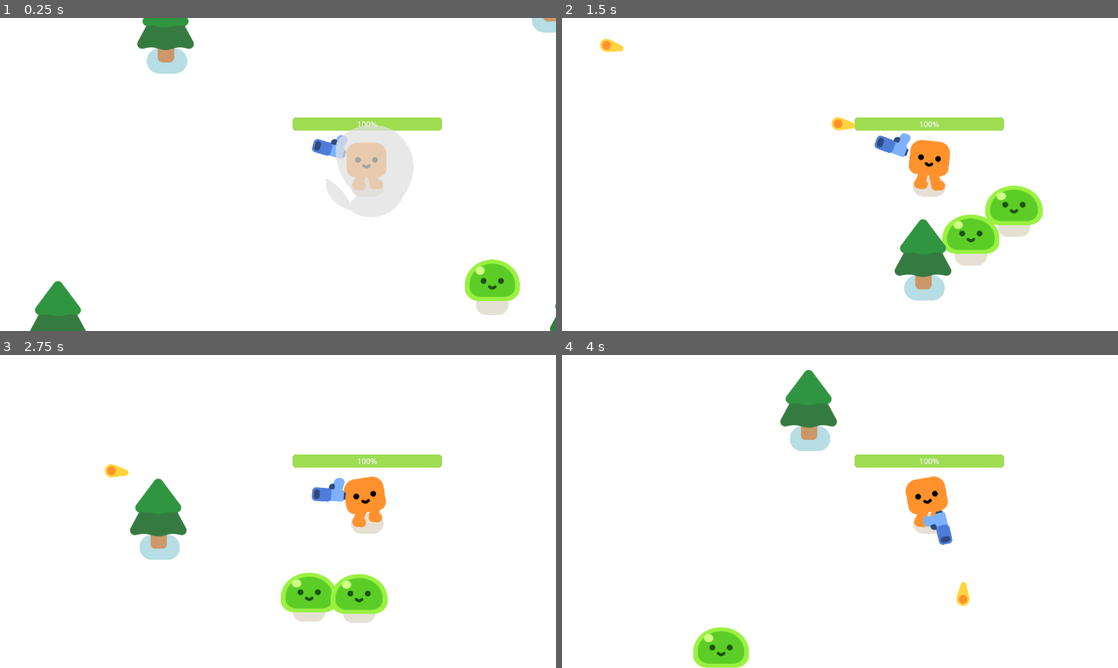
Above: before the commit, frames 1-4 (two rows, left to right).
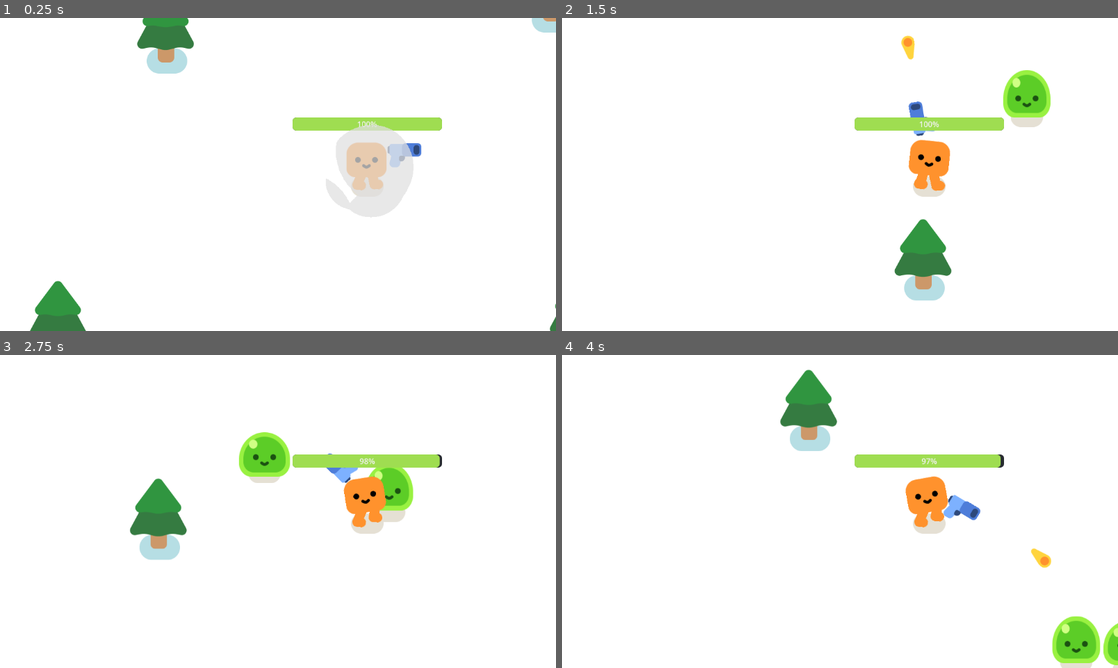
Above: after the commit, the same moments.

Repository: prapti2385/Crimson-Rush
Game: Godot game, scene res://game.tscn
Two runs of this game, one before a commit and one after it. Both use one fixed random seed, a clock stepped at 60 frames per second and the inputs below.
Inputs:
- Up to frame 1 (0.25 s): no input
- Up to frame 2 (1.5 s): hold D (move_right) 0.53-1.28 s; hold S (move_down) from 1.28 s (still down)
- Up to frame 3 (2.75 s): release S (move_down) at 2.03 s; hold D (move_right) from 2.03 s (still down)
- Up to frame 4 (4 s): release D (move_right) at 2.78 s; hold W (move_up) 2.78-3.53 s; hold A (move_left) from 3.53 s (still down)

The runs differ from the first frame. In frame 1, 2.0% of the frame differs, in the area x 56-94%, y 37-95%; in frame 2, 4.8%; in frame 3, 5.2%, in the area x 18-80%, y 24-86%; in frame 4, 3.6%.

Commit message:
Spawn Mobs

Diff:
--- /dev/null
+++ b/game.gd
@@ -0,0 +1,13 @@
+extends Node2D
+@onready var path_follow_2d: PathFollow2D = %PathFollow2D
+
+func spawn_mob():
+	const MOB = preload("res://mob.tscn")
+	var new_mob = MOB.instantiate()
+	path_follow_2d.progress_ratio = randf()
+	new_mob.global_position = path_follow_2d.global_position
+	add_child(new_mob);
+
+
+func _on_timer_timeout() -> void:
+	spawn_mob()
--- a/game.tscn
+++ b/game.tscn
@@ -1,24 +1,20 @@
-[gd_scene load_steps=5 format=3 uid="uid://b2ey5l0ndsnt0"]
+[gd_scene load_steps=6 format=3 uid="uid://b2ey5l0ndsnt0"]
 
+[ext_resource type="Script" uid="uid://bpo6bgb1ya00h" path="res://game.gd" id="1_7jktm"]
 [ext_resource type="PackedScene" uid="uid://ckp5vmpmi6dtt" path="res://player.tscn" id="1_80nbo"]
 [ext_resource type="PackedScene" uid="uid://bvbqavsketp6f" path="res://pine_tree.tscn" id="2_e2o6t"]
-[ext_resource type="PackedScene" uid="uid://doh55gycr006w" path="res://mob.tscn" id="3_feb5d"]
 [ext_resource type="PackedScene" uid="uid://dhmhmrth6rdce" path="res://smoke_explosion/smoke_explosion.tscn" id="4_fc0e3"]
+
+[sub_resource type="Curve2D" id="Curve2D_ryrav"]
+_data = {
+"points": PackedVector2Array(0, 0, 0, 0, -1473, -975, 0, 0, 0, 0, 1593, -1062, 0, 0, 0, 0, 1647, 900, 0, 0, 0, 0, 1495, 98, 0, 0, 0, 0, -1473, -975, 0, 0, 0, 0, -1506, 900)
+}
+point_count = 6
 
 [node name="Game" type="Node2D"]
 y_sort_enabled = true
 position = Vector2(8, -9)
-
-[node name="mob3" parent="." instance=ExtResource("3_feb5d")]
-position = Vector2(-1141, 311)
-
-[node name="mob4" parent="." instance=ExtResource("3_feb5d")]
-position = Vector2(-1210, -397)
-
-[node name="mob" parent="." instance=ExtResource("3_feb5d")]
-
-[node name="mob2" parent="." instance=ExtResource("3_feb5d")]
-position = Vector2(511, -362)
+script = ExtResource("1_7jktm")
 
 [node name="CanvasLayer" type="CanvasLayer" parent="."]
 layer = -128
@@ -31,6 +27,15 @@
 
 [node name="Player" parent="." instance=ExtResource("1_80nbo")]
 position = Vector2(0, 8)
+
+[node name="Path2D" type="Path2D" parent="Player"]
+position = Vector2(0, -8)
+curve = SubResource("Curve2D_ryrav")
+
+[node name="PathFollow2D" type="PathFollow2D" parent="Player/Path2D"]
+unique_name_in_owner = true
+position = Vector2(-1473, -975)
+rotation = -0.0283681
 
 [node name="PineTree" parent="." instance=ExtResource("2_e2o6t")]
 position = Vector2(-639, 316)
@@ -54,3 +59,8 @@
 position = Vector2(-1139, -423)
 
 [node name="SmokeExplosion" parent="." instance=ExtResource("4_fc0e3")]
+
+[node name="Timer" type="Timer" parent="."]
+autostart = true
+
+[connection signal="timeout" from="Timer" to="." method="_on_timer_timeout"]
Not shown, added: game.gd.uid
